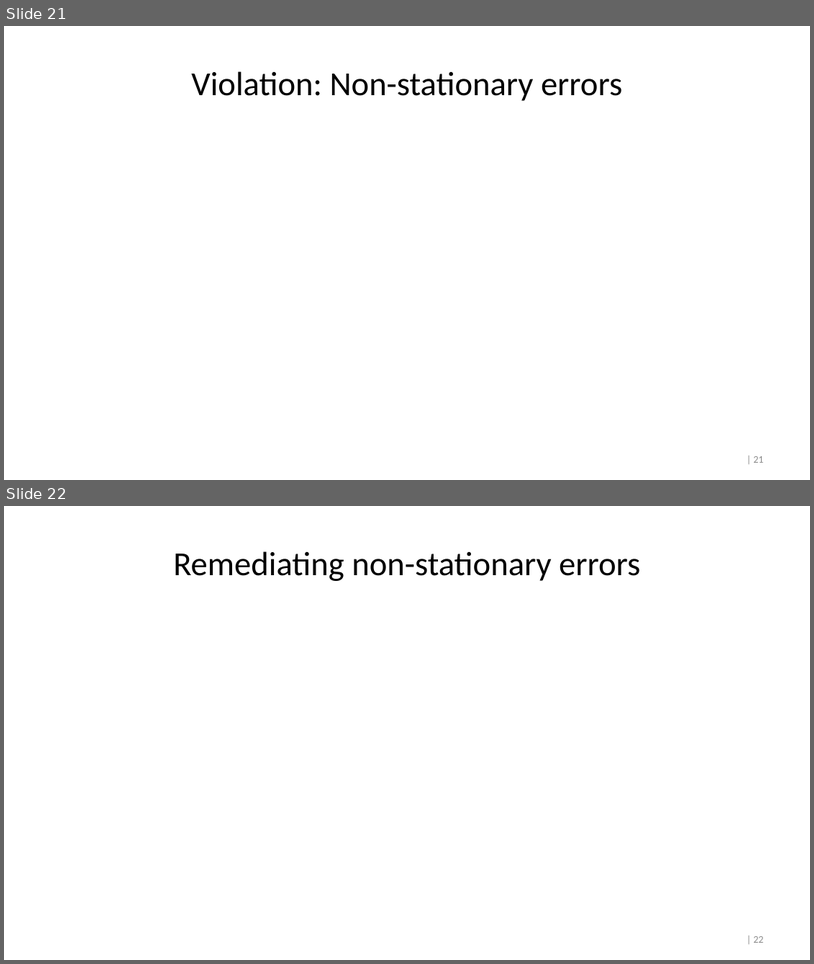
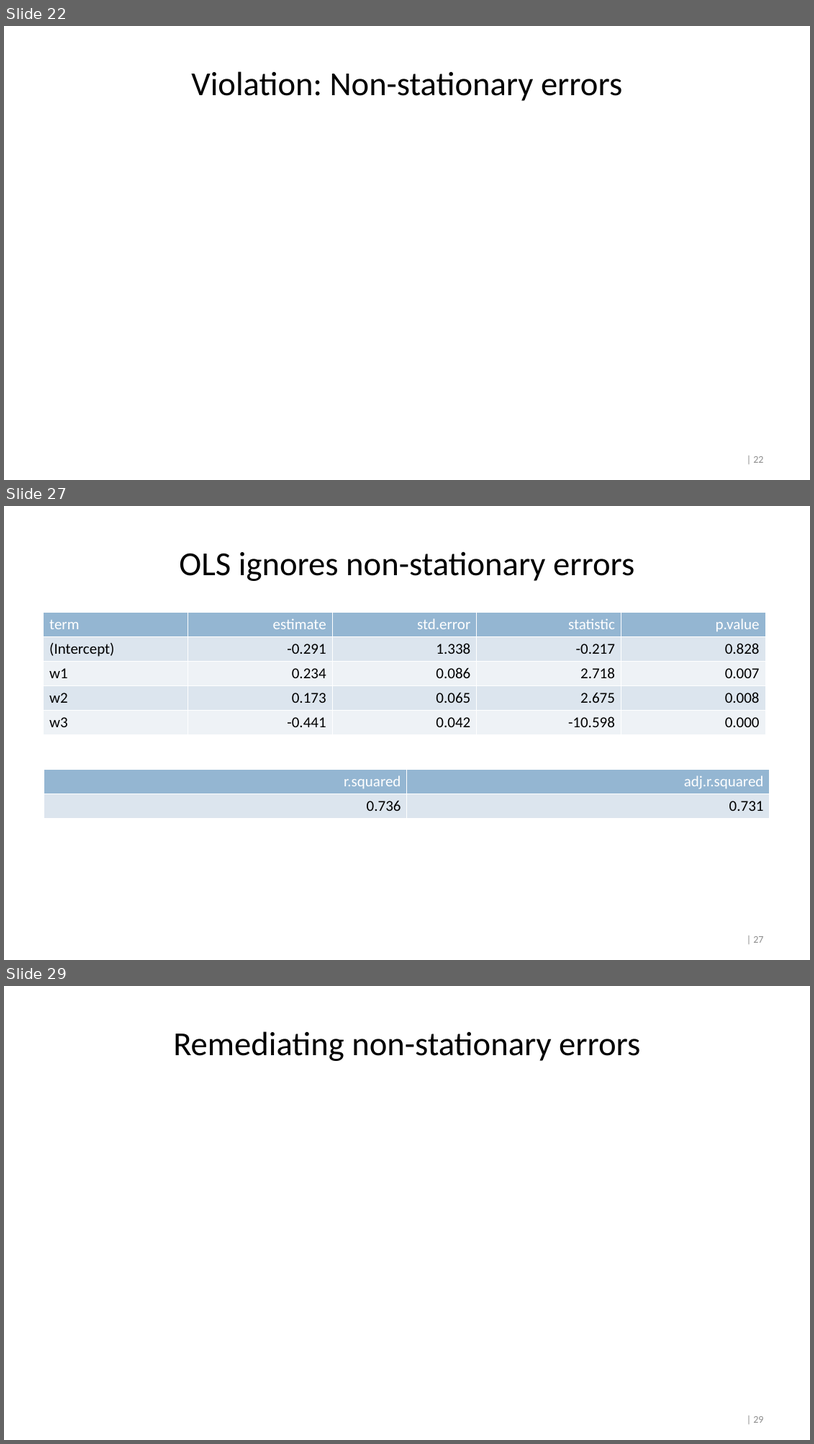
Before and after one commit to crossxwill/Northwestern_MSIA_2022, a slide deck: time_series_regression.pptx. Shown one above the other, each under a label of ours: slides 21 and 22 before the commit, slides 22, 27 and 29 after it; the slides between them are not shown. The pictures are 814x964 and 814x1444 pixels, drawn with LibreOffice and Linux fonts; fonts in the diff are those of the drawing. Boxes give left, top, right and bottom in pixels: in the first picture for what was removed or moved away, otherwise in the second. Text is boxed around its words. In the diff, an @@ line names an element or a change of style, - is before the commit and + after.

Commit message:
enhancements
added equation for test set RMSE. added slides for non-stationary time series.

```diff
--- a/time_series_regression.pptx
+++ b/time_series_regression.pptx
@@ slide 27 added at bbox=[4, 506, 810, 960], background #FFFFFF; not listed: 1 template element that a slide beside it also shows @@
@@ title added at bbox=[179, 551, 635, 581], 40 pt, text #000000 @@
+OLS ignores non-stationary errors
@@ table added at bbox=[44, 612, 766, 769], 5 rows, 5 columns @@
+term | estimate | std.error | statistic | p.value
+(Intercept) | -0.291 | 1.338 | -0.217 | 0.828
+w1 | 0.234 | 0.086 | 2.718 | 0.007
+w2 | 0.173 | 0.065 | 2.675 | 0.008
+w3 | -0.441 | 0.042 | -10.598 | 0.000
@@ table added at bbox=[44, 769, 771, 911], 2 rows, 2 columns @@
+r.squared | adj.r.squared
+0.736 | 0.731
@@ what was slide 21 is now slide 22 @@
@@ page number at bbox=[754, 456, 764, 462]: text changed @@
-| 21
+| 22
@@ what was slide 22 is now slide 29 @@
@@ page number at bbox=[754, 1416, 764, 1422]: text changed @@
-| 22
+| 29
```
Also in this commit, not shown: 2 slides changed, 6 other slides added, 1 other file.
